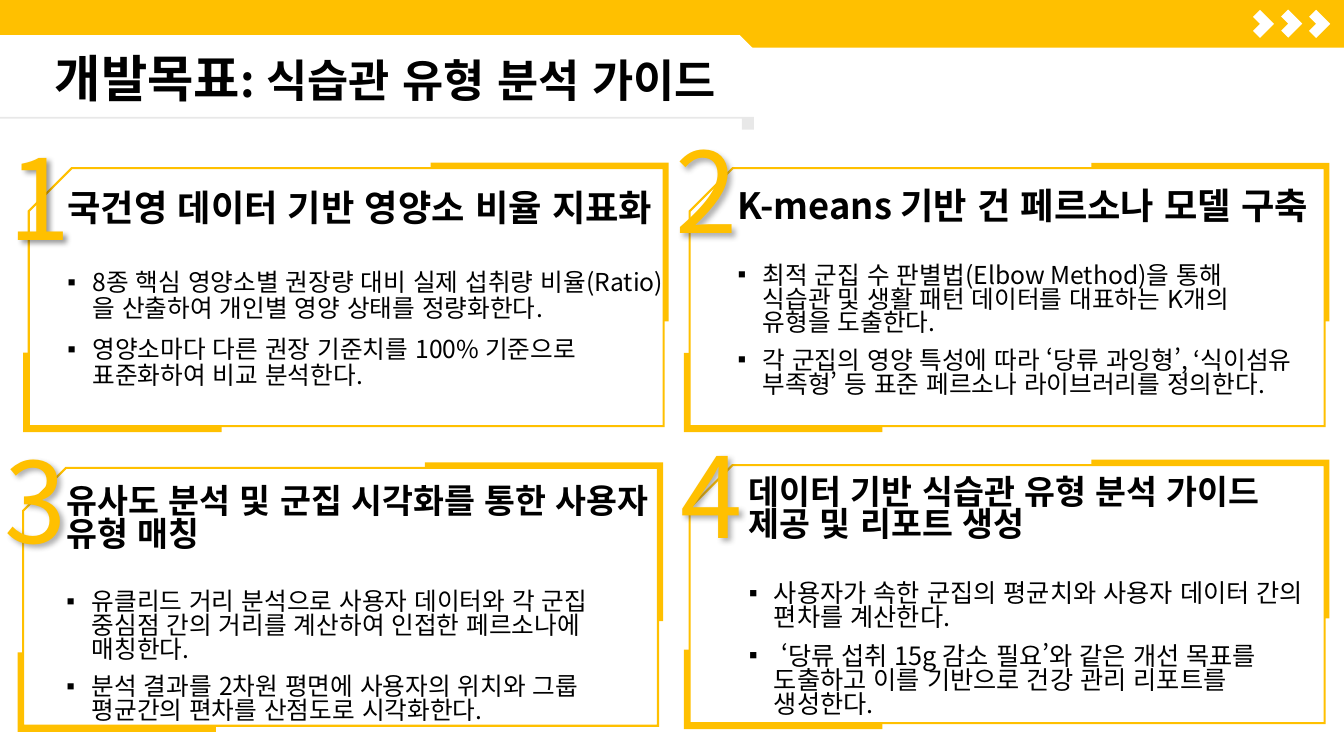
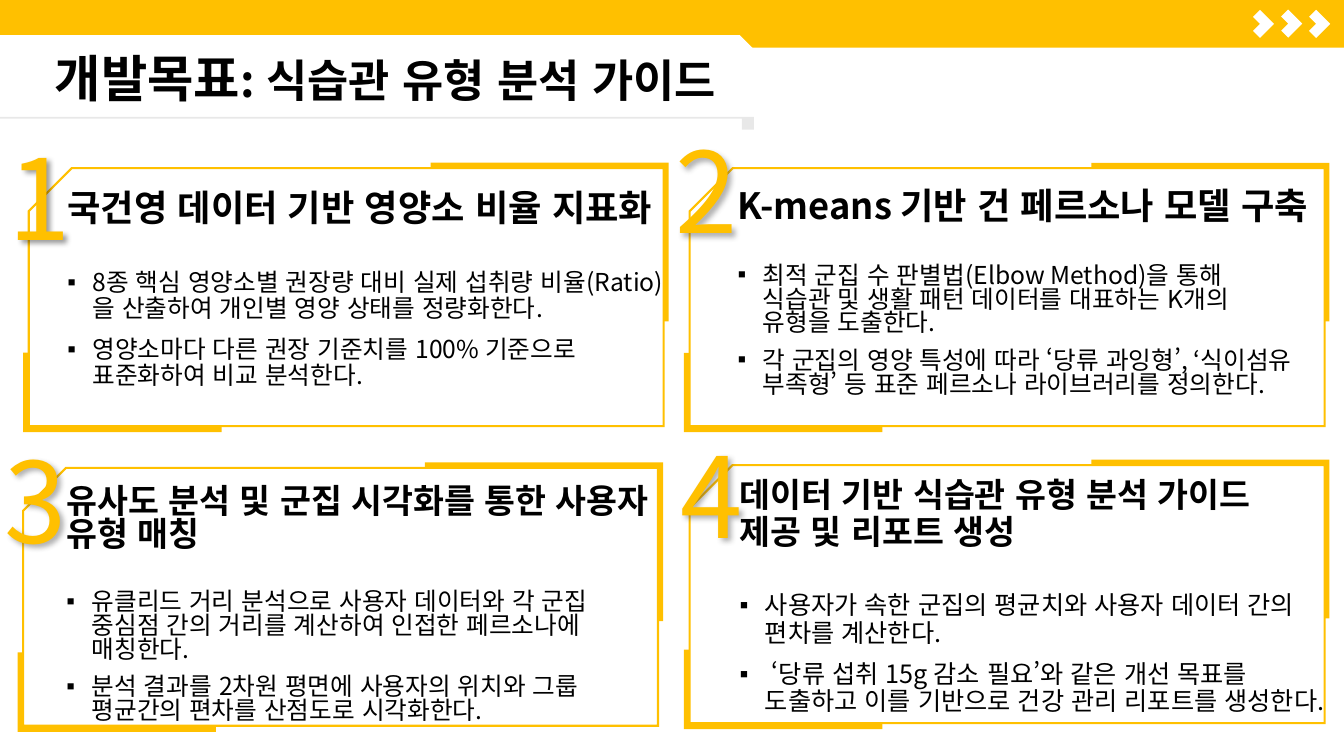
Before and after one commit to ShinHyerin/1st_project, a slide deck: slide 4 of 1차프로젝트/1. 기획서_신혜린.pptx. Drawn at 1344x756 pixels with LibreOffice and Linux fonts; fonts in the diff are those of the drawing. Boxes give left, top, right and bottom in pixels: in the first picture for what was removed or moved away, otherwise in the second. Text is boxed around its words. In the diff, an @@ line names an element or a change of style, - is before the commit and + after.

```diff
--- a/1차프로젝트/1. 기획서_신혜린.pptx
+++ b/1차프로젝트/1. 기획서_신혜린.pptx
@@ text "데이터 기반 식습관 유형 분석 ...": place and size @@
-text "데이터 기반 식습관 유형 분석 ..." at (749, 475, 1303, 715)
+text "데이터 기반 식습관 유형 분석 ..." at (740, 478, 1324, 716)
@@ text "데이터 기반 식습관 유형 분석 ..." at (740, 478, 1324, 716): line spacing 0.8 to 0.9 @@
```
Also in this commit, not shown: 1 other file.
